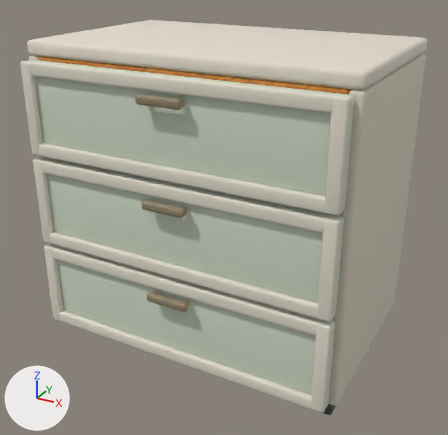
The Blender file assets-source/blender/shaker-drawer-cabinet.blend as it was, and as the next commit left it.
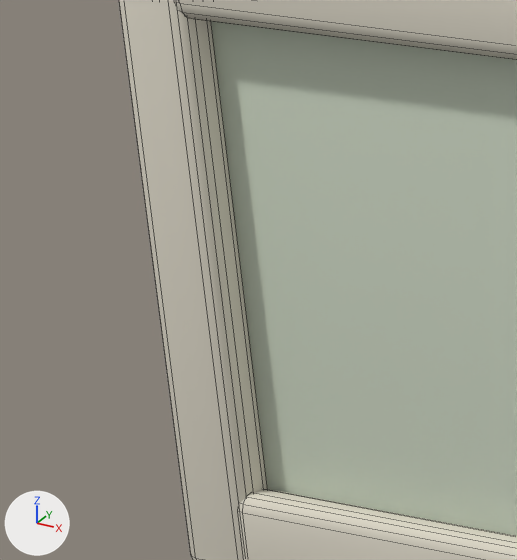
The first picture shows the older version from a 50 mm lens placed at (0.793, -1.438, 1.134), pointed at (0.009, -0.012, 0.421). The close-ups show the older and then the newer version on the part from 1% to 18% of the width and 17% to 35% of the height of that picture. Only the edits that show in the close-ups are written down. The axes (+X, +Y, +Z) are drawn at lower left. The lights are the same throughout. The close-ups show mesh edges as thin lines.

Objects in the first close-up: 'door_or_drawer_front.002', 'framed_horizontal_rail.004', 'framed_horizontal_rail.005', 'framed_vertical_stile.004'.
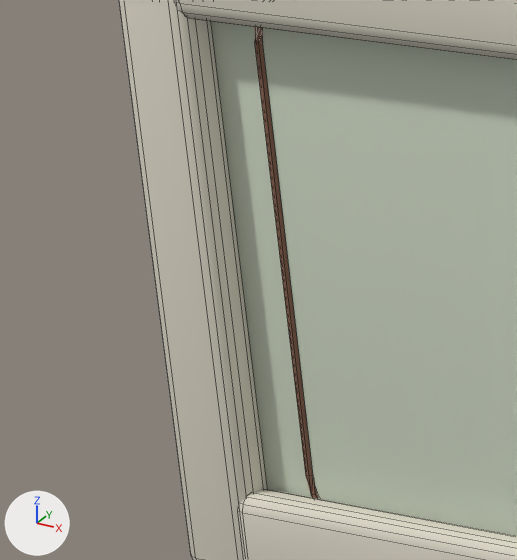
Changed parts and their boxes (x1, y1, x2, y2) in the close-ups (517 x 560 px):
'inset_front_bead', added
    after: (254, 27, 319, 499)

What changed in the scene script:
```text
Add mat_wood_dark:
    mat_wood_dark = principled_material('wood-dark')
    mat_wood_dark.base_color = (0.24, 0.12, 0.075)  # brown #86614d
    mat_wood_dark.roughness = 0.9
Add me_inset_front_bead_005:
    me_inset_front_bead_005.from_pydata(...)  # 450 vertices, 438 faces; spans x -0.378..0.378, y -0.274..-0.27, z 0.115..0.846
    me_inset_front_bead_005.materials.append(mat_wood_dark)  # brown #86614d
Add ob_inset_front_bead:
    ob_inset_front_bead = bpy.data.objects.new('inset_front_bead', me_inset_front_bead_005)
    ob_inset_front_bead.location = (0.0, 0.0, 0.0)
```
